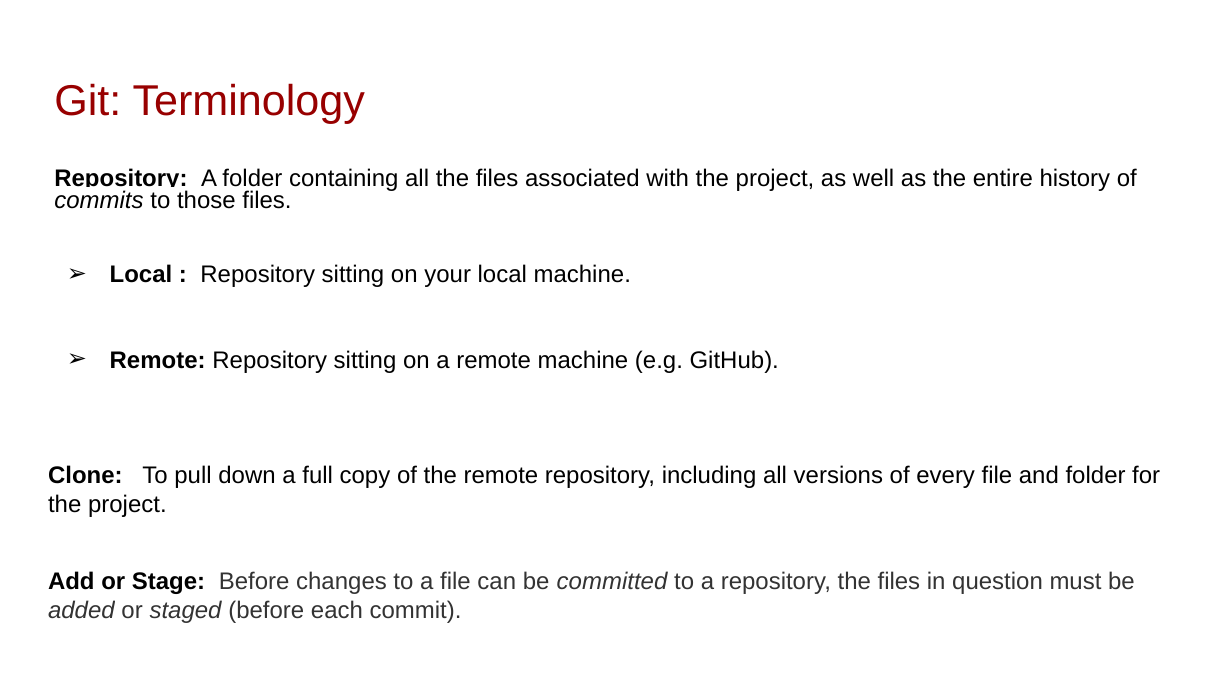
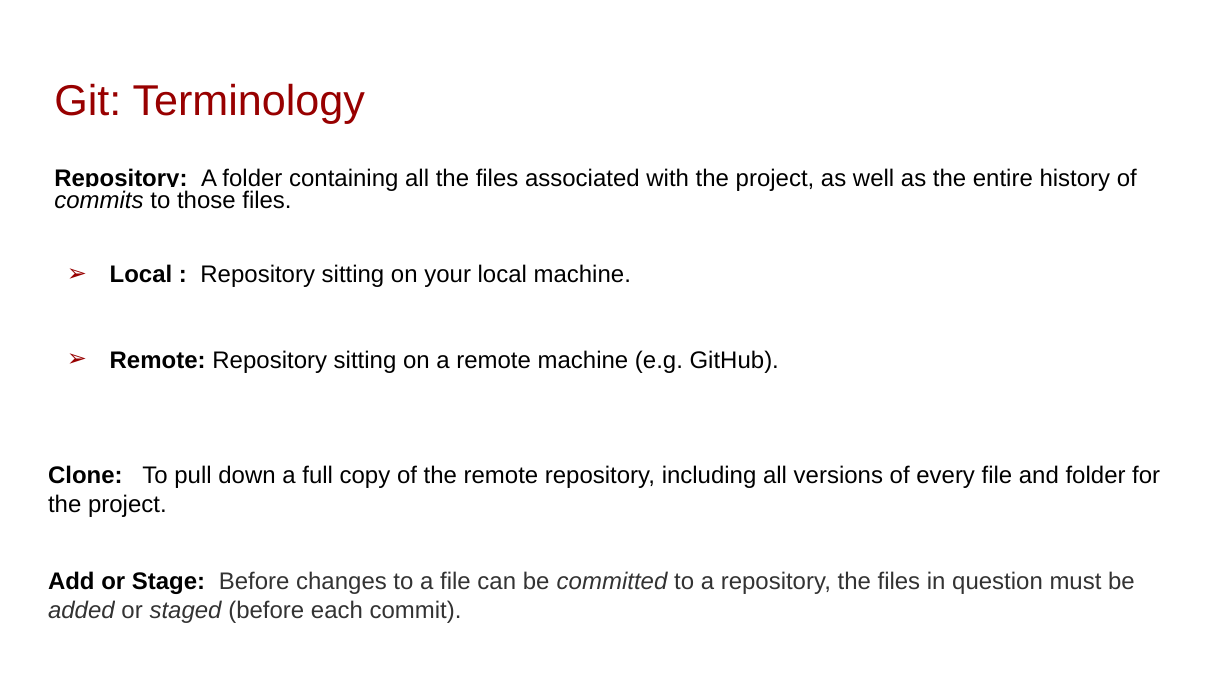
Before and after one commit to leobix/mban22_software_tools, a slide deck: slide 9 of Orientation/Session4_Git/VersionControl.pptx. Drawn at 1232x693 pixels with LibreOffice and Linux fonts; fonts in the diff are those of the drawing. Boxes give left, top, right and bottom in pixels: in the first picture for what was removed or moved away, otherwise in the second. Text is boxed around its words. In the diff, an @@ line names an element or a change of style, - is before the commit and + after.

Commit message:
Fix git slides color

```diff
--- a/Orientation/Session4_Git/VersionControl.pptx
+++ b/Orientation/Session4_Git/VersionControl.pptx
@@ text "Local : Repository sitting on ..." at bbox=[110, 264, 631, 287]: bullet colour #000000 to #980000 @@
@@ text "Remote: Repository sitting on a ..." at bbox=[110, 350, 779, 373]: bullet colour #000000 to #980000 @@
```
Also in this commit, not shown: 3 other slides changed.
